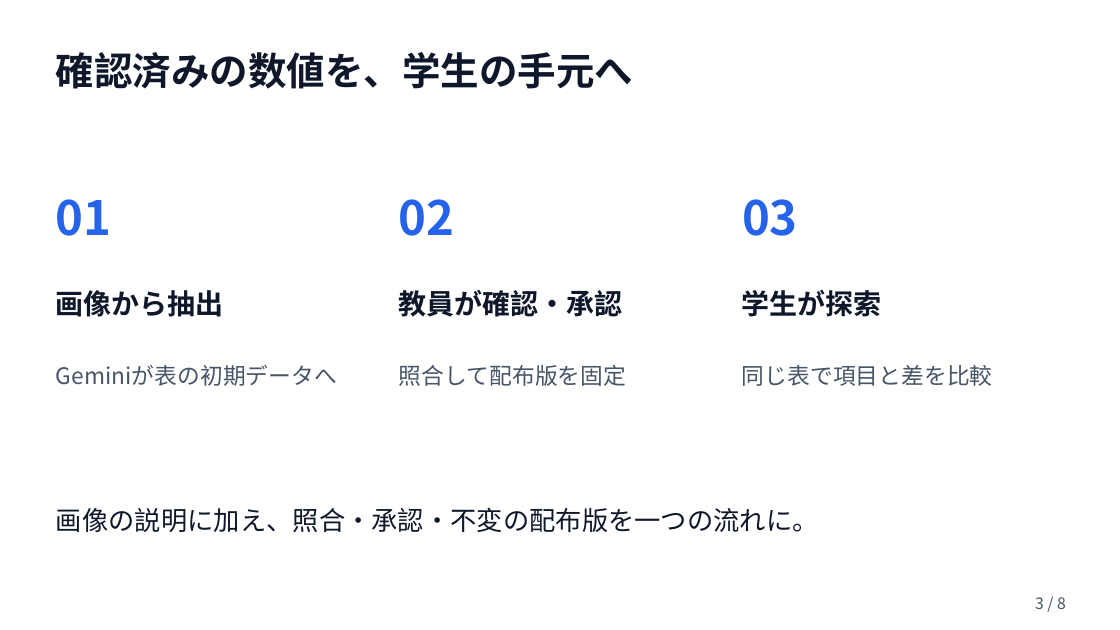
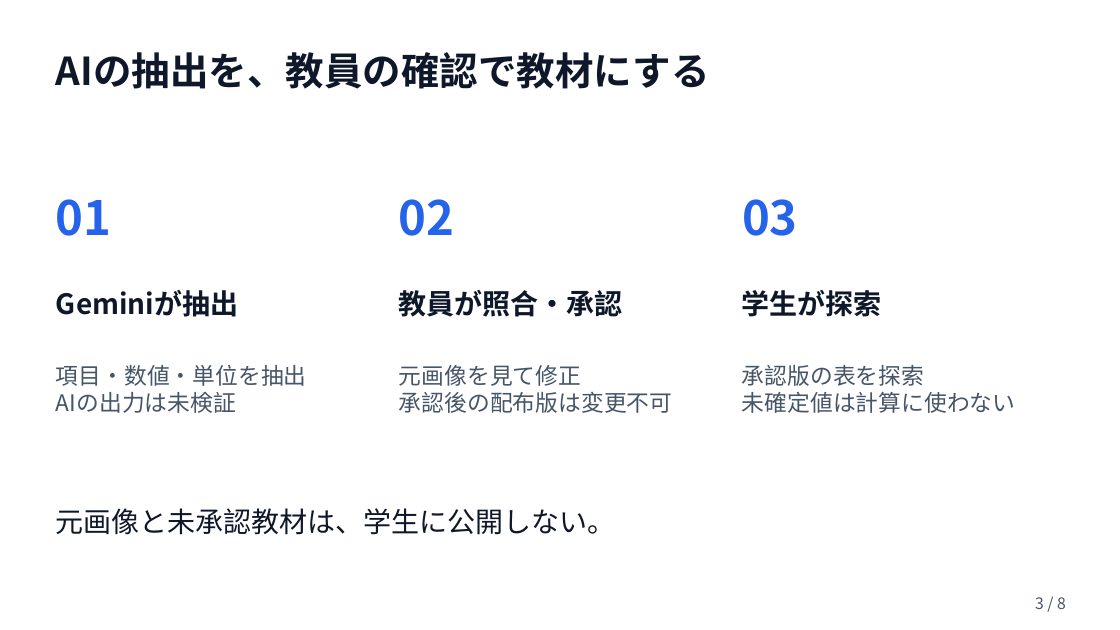
Before and after one commit to Devfest-Hackathon-2026/df-2026-t051, a slide deck: slide 3 of submission/プレゼンスライド_Alpha & Omega.pptx. Drawn at 1120x630 pixels with LibreOffice and Linux fonts; fonts in the diff are those of the drawing. Boxes give left, top, right and bottom in pixels: in the first picture for what was removed or moved away, otherwise in the second. Text is boxed around its words. In the diff, an @@ line names an element or a change of style, - is before the commit and + after.

```diff
--- a/submission/プレゼンスライド_Alpha & Omega.pptx
+++ b/submission/プレゼンスライド_Alpha & Omega.pptx
@@ text at [56, 52, 710, 89]: text changed @@
-確認済みの数値を、学生の手元へ
+AIの抽出を、教員の確認で教材にする
@@ text at [56, 290, 238, 317]: text changed @@
-画像から抽出
+Geminiが抽出
@@ text at [399, 290, 623, 317]: text changed @@
-教員が確認・承認
+教員が照合・承認
@@ text at [56, 365, 307, 413]: text changed @@
-Geminiが表の初期データへ
+項目・数値・単位を抽出
+AIの出力は未検証
@@ text at [399, 365, 673, 413]: text changed @@
-照合して配布版を固定
+元画像を見て修正
+承認後の配布版は変更不可
@@ text at [742, 365, 1016, 413]: text changed @@
-同じ表で項目と差を比較
+承認版の表を探索
+未確定値は計算に使わない
@@ text at [56, 508, 616, 535]: text changed; size 22.5 to 24 pt @@
-画像の説明に加え、照合・承認・不変の配布版を一つの流れに。
+元画像と未承認教材は、学生に公開しない。
```
Also in this commit, not shown: 3 other slides changed, 2 slides added, 2 slides removed, 2 other files.
